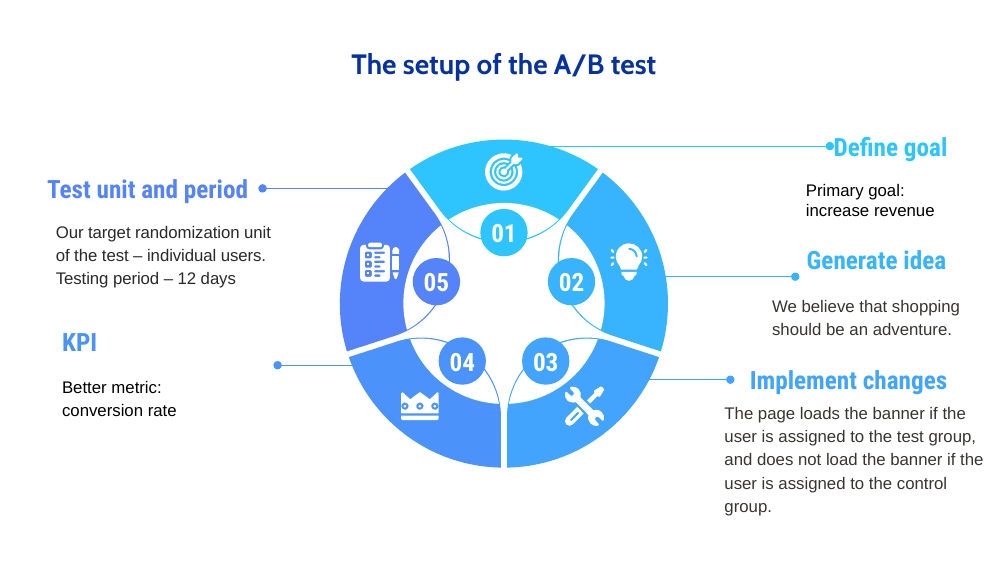
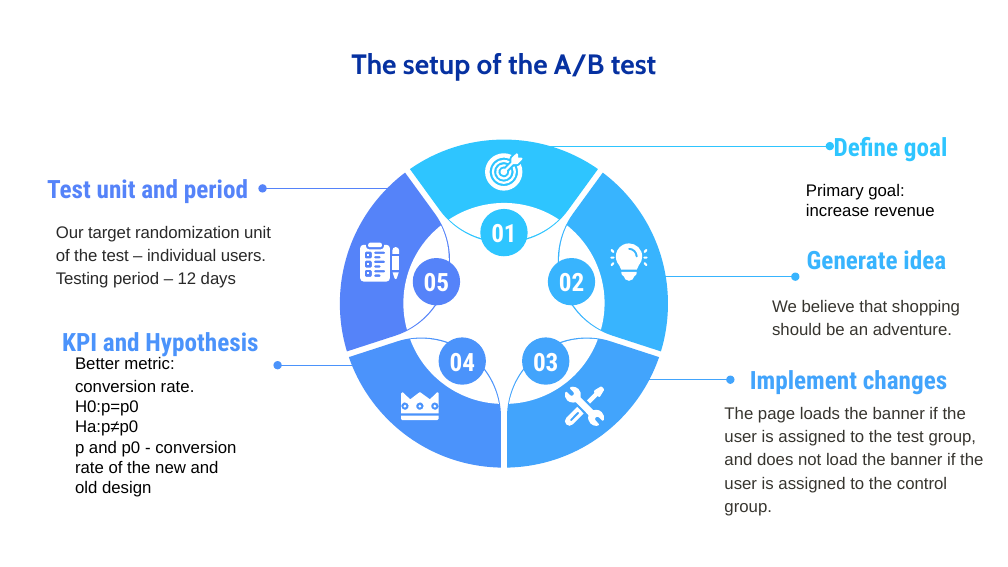
Before and after one commit to annatsf/ab-testing, a slide deck: slide 3 of ab-testing-presentation.pptx. Drawn at 1008x567 pixels with LibreOffice and Linux fonts; fonts in the diff are those of the drawing. Boxes give left, top, right and bottom in pixels: in the first picture for what was removed or moved away, otherwise in the second. Text is boxed around its words. In the diff, an @@ line names an element or a change of style, - is before the commit and + after.

```diff
--- a/ab-testing-presentation.pptx
+++ b/ab-testing-presentation.pptx
@@ text at (62, 332, 258, 357): text changed @@
-KPI
+KPI and Hypothesis
@@ text at (75, 355, 236, 497): text changed @@
-Better metric: conversion rate
+Better metric: conversion rate.
+H0:p=p0
+Ha:p≠p0
+p and p0 - conversion rate of the new and old design
```
Also in this commit, not shown: 2 other slides changed, 2 other files.
